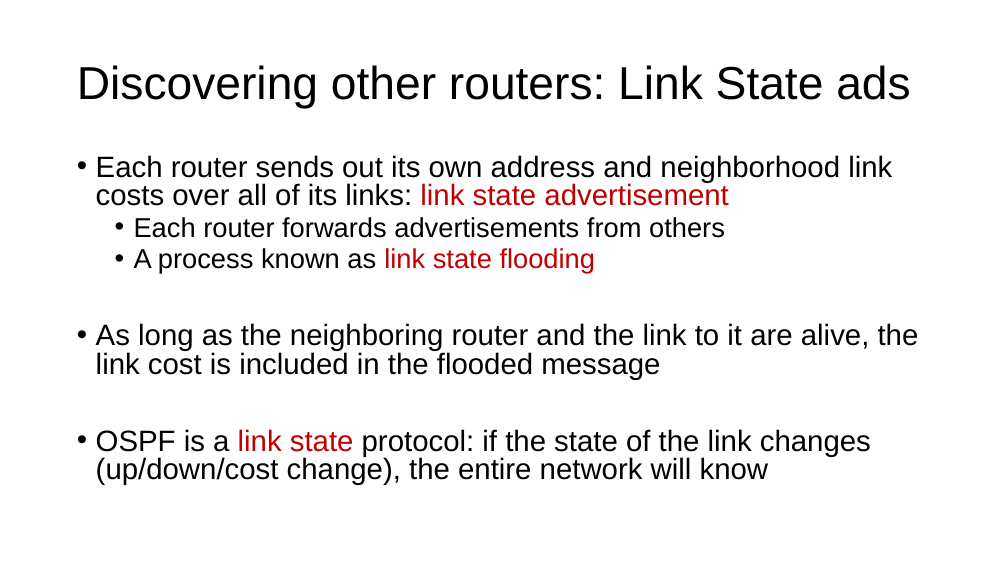
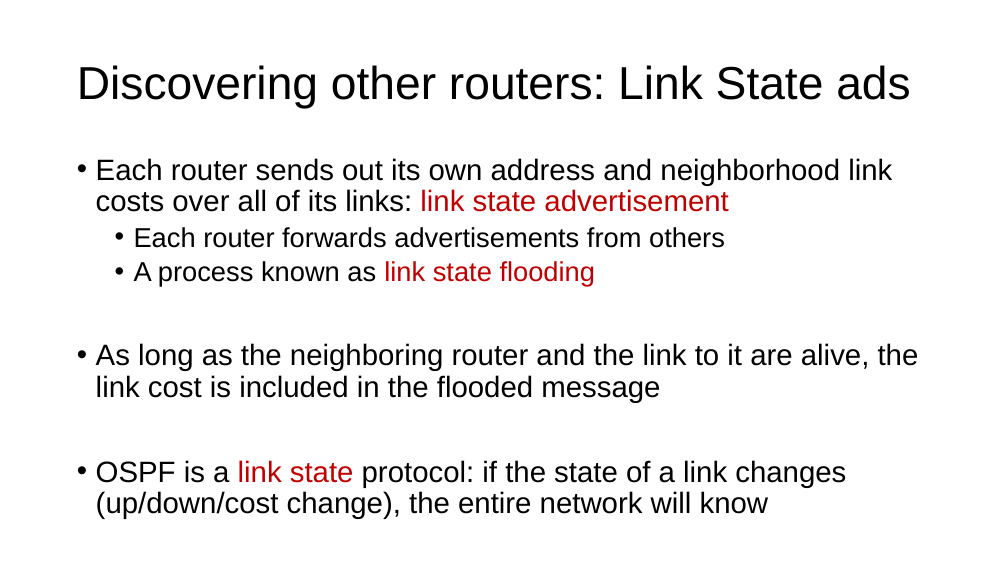
Before and after one commit to ngsrinivas/coursegen, a slide deck: slide 7 of ex/552-F20/staging/552-F20/lectures/08-distributed.pptx (slide 6 before the commit). Drawn at 1008x567 pixels with LibreOffice and Linux fonts; fonts in the diff are those of the drawing. Boxes give left, top, right and bottom in pixels: in the first picture for what was removed or moved away, otherwise in the second. Text is boxed around its words. In the diff, an @@ line names an element or a change of style, - is before the commit and + after.

```diff
--- a/ex/552-F20/staging/552-F20/lectures/08-distributed.pptx
+++ b/ex/552-F20/staging/552-F20/lectures/08-distributed.pptx
@@ text at (x1=96, y1=158, x2=919, y2=403): line spacing 0.8 to 0.9 @@
@@ text at (x1=96, y1=460, x2=846, y2=519): text changed @@
-• OSPF is a link state protocol: if the state of the link changes (up/down/cost change), the entire network will know
+• OSPF is a link state protocol: if the state of a link changes (up/down/cost change), the entire network will know
```
Also in this commit, not shown: 5 other slides changed, 1 slide added, 1 other file.
